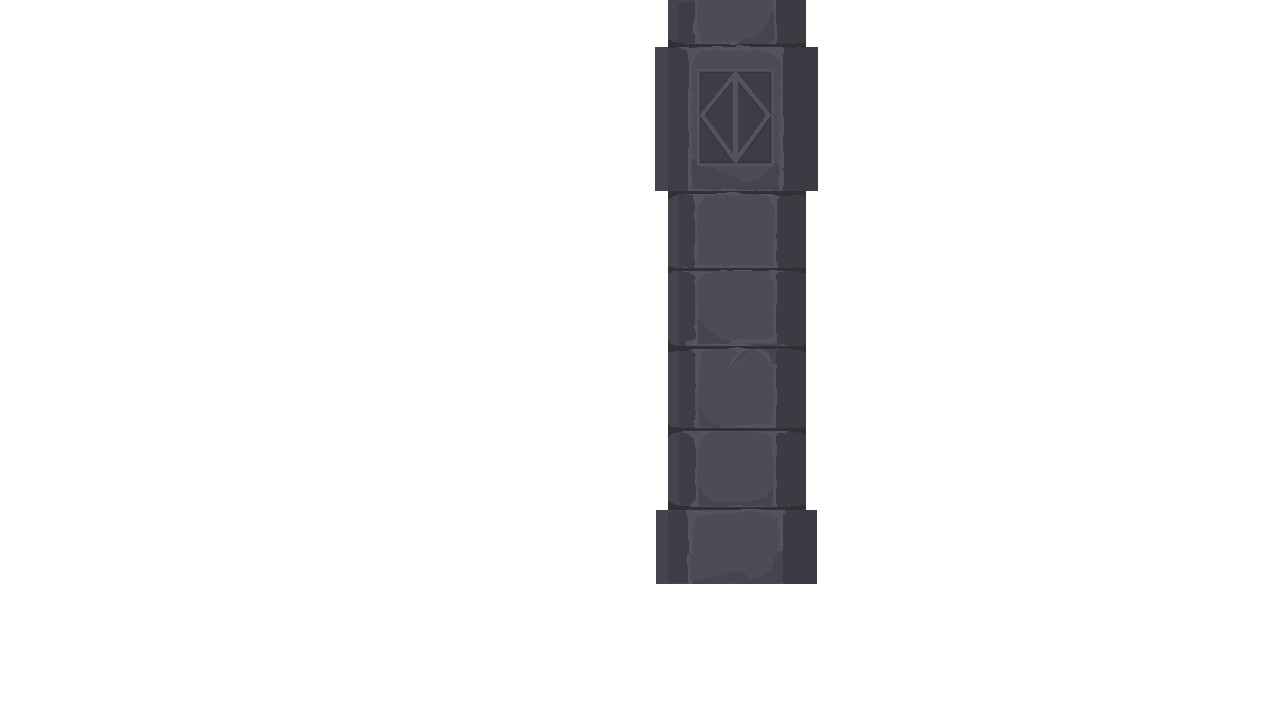
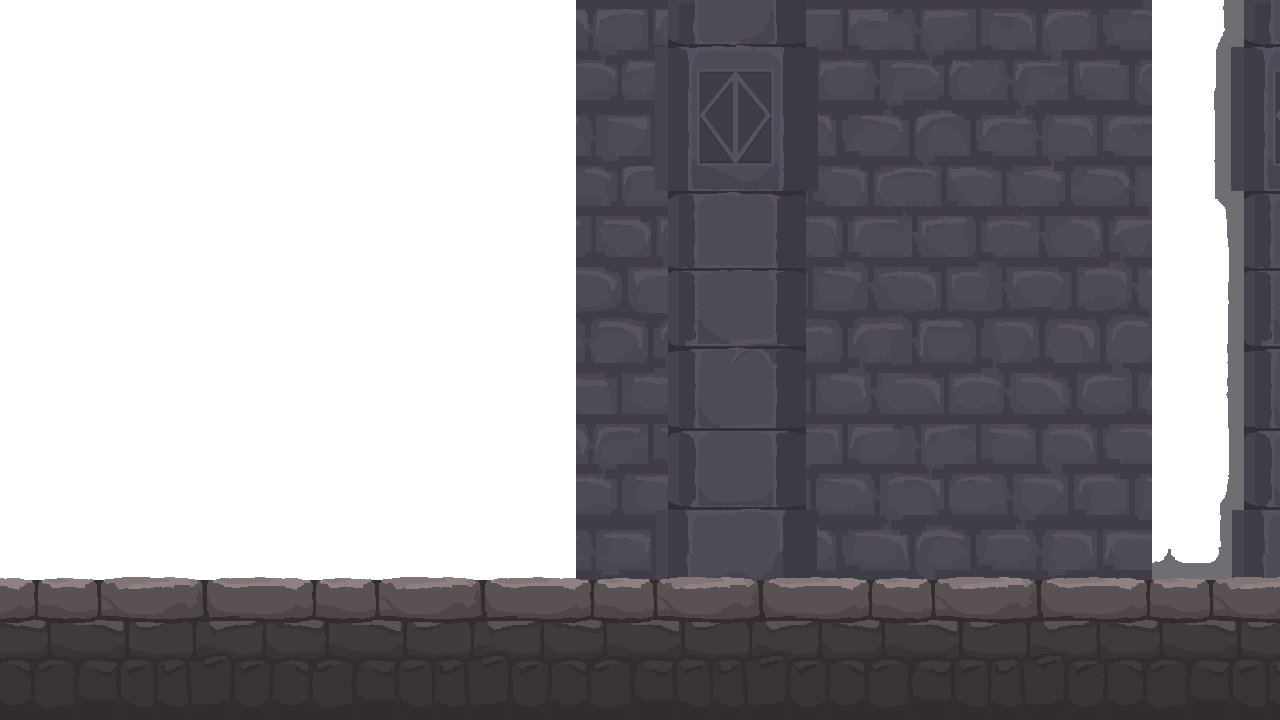
Two versions of the same layered image (1280 × 720). Layer-by-layer changes:
added group "地板 拷貝" with 5 layers above "地板" over (0, 577, 1280, 720)
added layer "地板合併 拷貝 4" (1st of 2, in "地板 拷貝") in group "地板 拷貝" over (1112, 577, 1280, 720)
added layer "地板合併 拷貝 3" (1st of 2, in "地板 拷貝") in group "地板 拷貝" over (834, 577, 1112, 720)
added layer "地板合併 拷貝 2" (1st of 2, in "地板 拷貝") in group "地板 拷貝" over (556, 577, 834, 720)
added layer "地板合併 拷貝" (1st of 2, in "地板 拷貝") in group "地板 拷貝" over (278, 577, 556, 720)
added layer "地板合併" (1st of 2, in "地板 拷貝") in group "地板 拷貝" over (0, 577, 278, 720)
showed group "地板" (1st of 4) (5 layers) over (0, 577, 1280, 720)
showed group "牆柱-修改檔 拷貝 2" (13 layers) over (1152, 0, 1280, 584)
showed "牆 拷貝" over (576, 0, 1152, 584)
